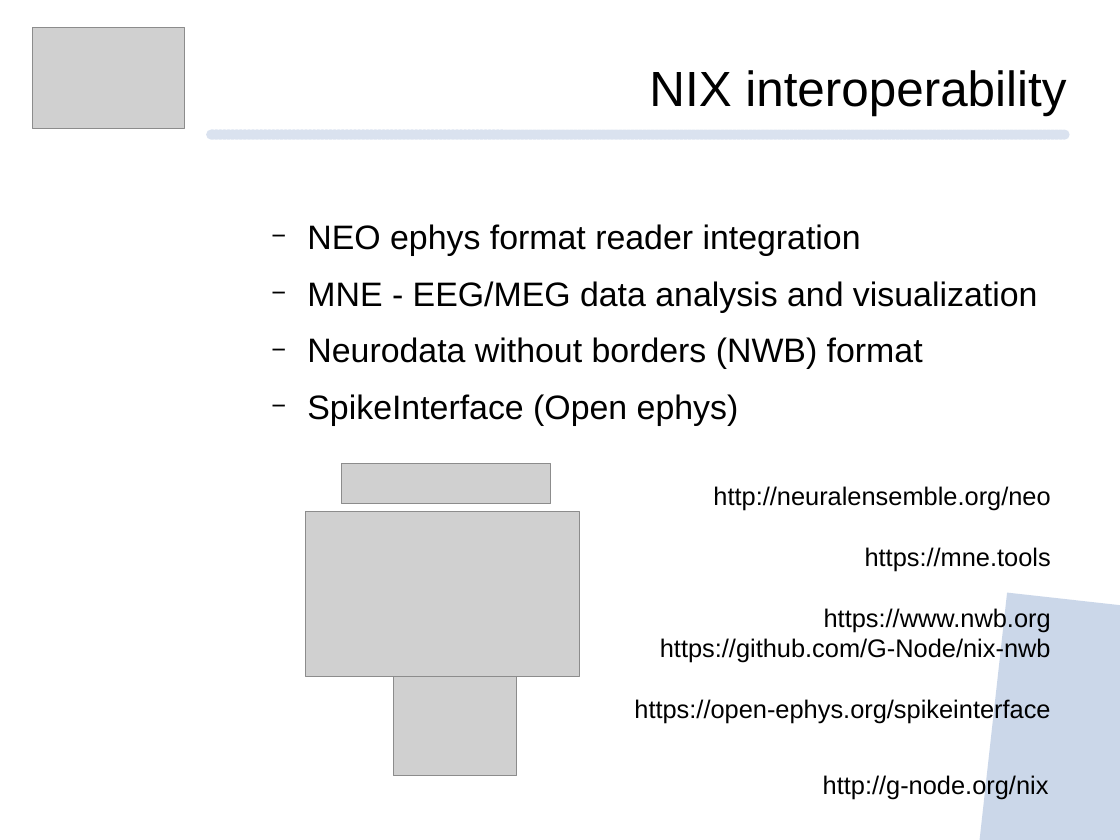
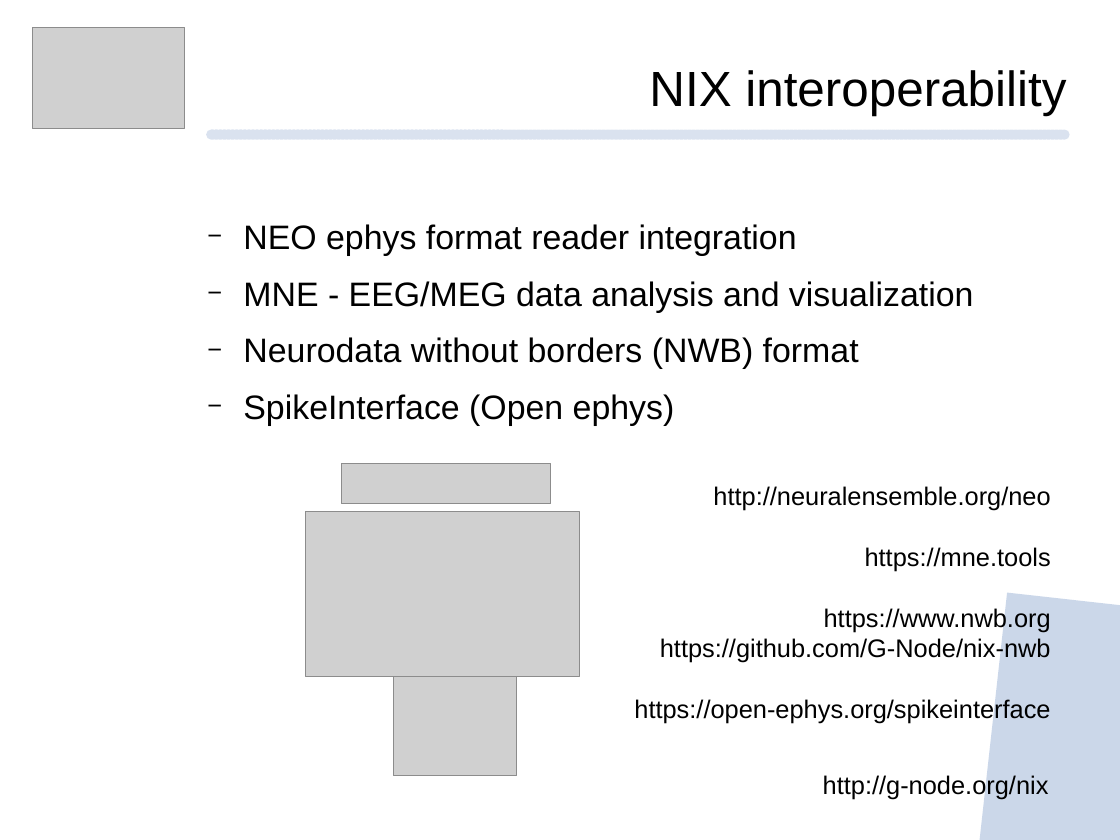
Before and after one commit to mpsonntag/prespost, a slide deck: slide 10 of 202009_BCCN_online/202009_BCCN_Online_conference.odp. Drawn at 1120x840 pixels with LibreOffice and Linux fonts; fonts in the diff are those of the drawing; grey boxes stand for pictures; background and template pictures are left out. Boxes give left, top, right and bottom in pixels: in the first picture for what was removed or moved away, otherwise in the second. Text is boxed around its words. In the diff, an @@ line names an element or a change of style, - is before the commit and + after.

```diff
--- a/202009_BCCN_online/202009_BCCN_Online_conference.odp
+++ b/202009_BCCN_online/202009_BCCN_Online_conference.odp
@@ text "NEO ephys format reader integration": place and size @@
-text "NEO ephys format reader integration" at [307, 224, 1037, 426]
+text "NEO ephys format reader integration" at [243, 224, 973, 426]
```
Also in this commit, not shown: 4 other slides changed.
